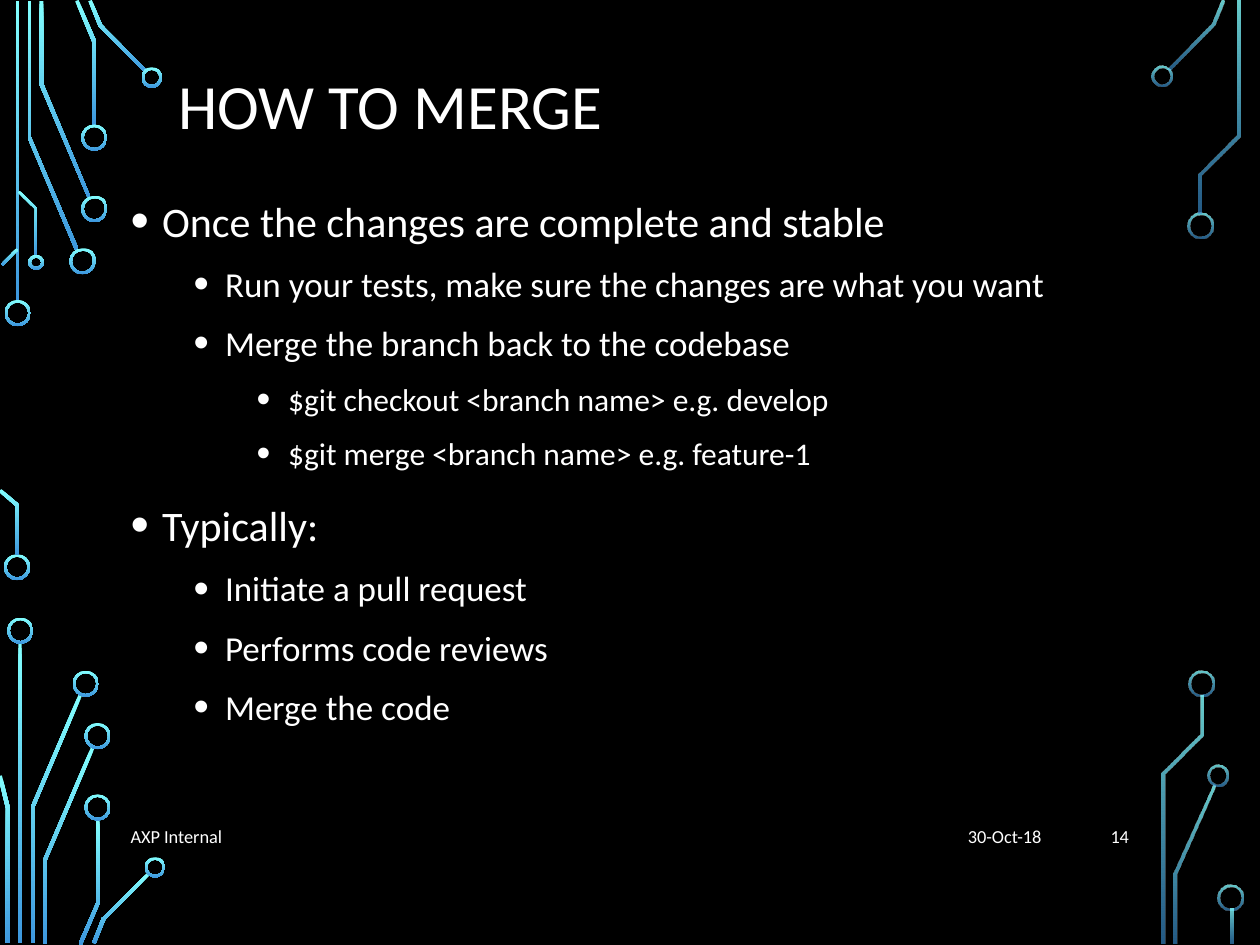
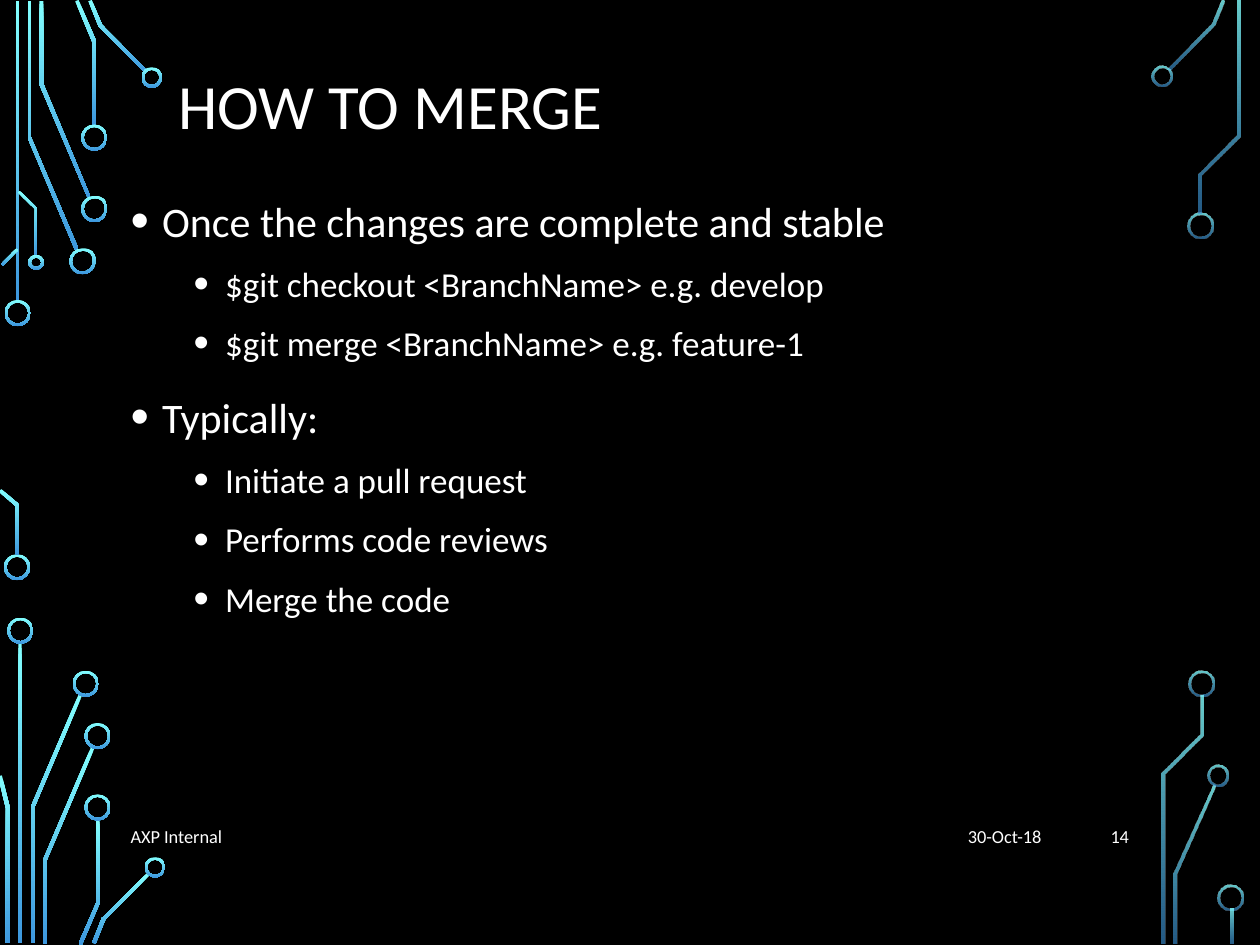
Before and after one commit to liyuan6006/GitStrategies, a slide deck: slide 14 of Branching.pptx. Drawn at 1260x945 pixels with LibreOffice and Linux fonts; fonts in the diff are those of the drawing; background and template pictures are left out. Boxes give left, top, right and bottom in pixels: in the first picture for what was removed or moved away, otherwise in the second. Text is boxed around its words. In the diff, an @@ line names an element or a change of style, - is before the commit and + after.

Commit message:
update ppt

```diff
--- a/Branching.pptx
+++ b/Branching.pptx
@@ text at [225,272,824,362]: text changed @@
-  • Run your tests, make sure the changes are what you want
-  • Merge the branch back to the codebase
-    • $git checkout <branch name> e.g. develop
-    • $git merge <branch name> e.g. feature-1
+  • $git checkout <BranchName> e.g. develop
+  • $git merge <BranchName> e.g. feature-1
```
Also in this commit, not shown: 6 other slides changed.
